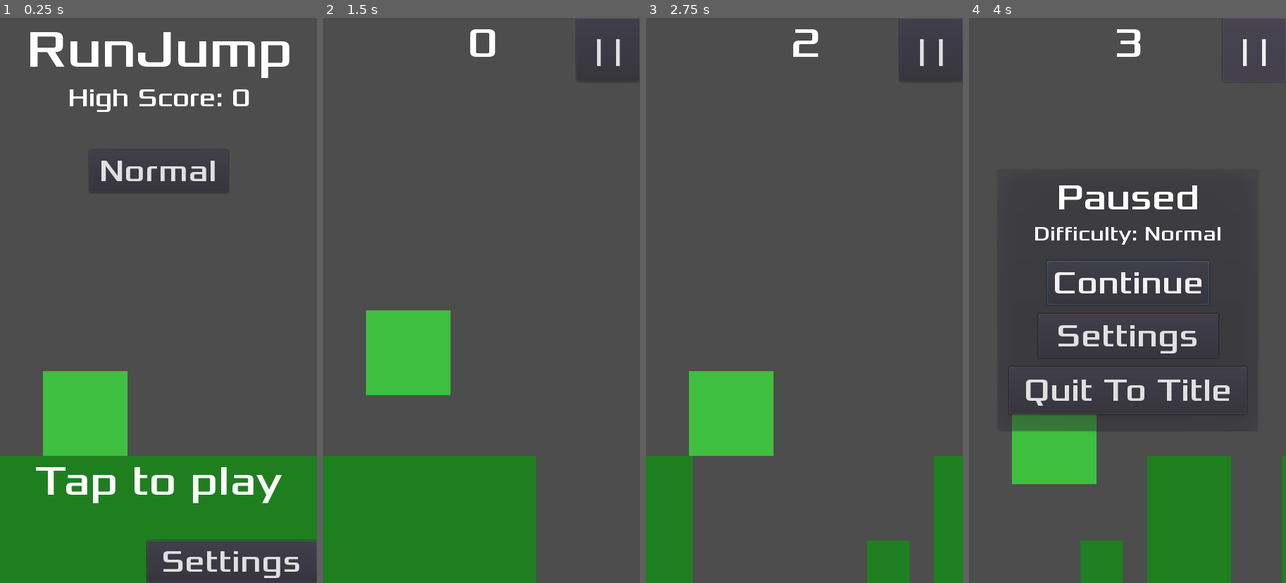
Above: before the commit, frames 1-4 (left to right).
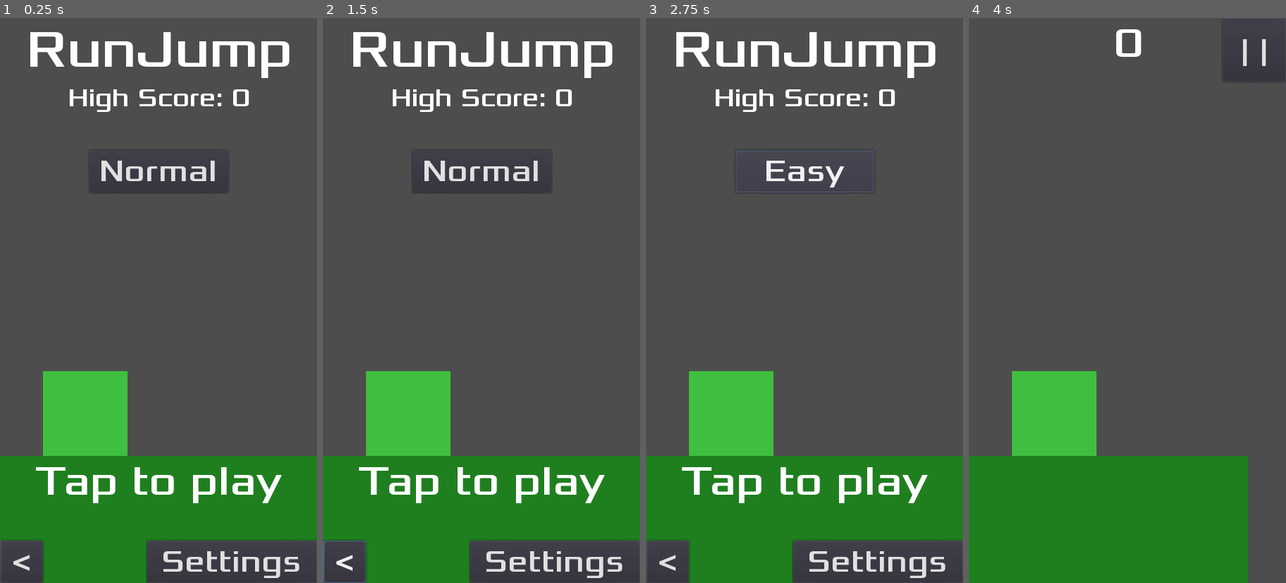
Above: after the commit, the same moments.

Repository: tomas7770/RunJump
Game: Godot game, scene res://scenes/Title.tscn
Two runs of this game, one before a commit and one after it. Both use one fixed random seed, a clock stepped at 60 frames per second and the inputs below.
Inputs (mouse positions are in pixels of both pictures, inside the frame that each line leads up to):
- Up to frame 1 (0.25 s): no input
- Up to frame 2 (1.5 s): click (345, 560) at 0.5 s, where only the run after the commit has a clickable "<"; click (430, 323) at 1.25 s, where only the run after the commit has a clickable "No"
- Up to frame 3 (2.75 s): click (804, 170) at 2 s, where only the run after the commit has a clickable "Normal"
- Up to frame 4 (4 s): click (1127, 170) at 2.75 s, where only the run after the commit has a clickable "Easy"; click (1254, 51) at 3.5 s, where only the run before the commit has a clickable "| |"

The runs differ from the first frame. In frame 1, 1.0% of the frame differs, in the area x 0-14%, y 92-100%; in frame 2, 18%; in frame 3, 20%; in frame 4, 21%, in the area x 0-100%, y 2-100%.

Commit message:
Add quit dialog to title screen

Diff:
--- a/scenes/TitleHUD.gd
+++ b/scenes/TitleHUD.gd
@@ -22,3 +22,12 @@
 	GlobalVariables.selected_difficulty = (GlobalVariables.selected_difficulty+1)%(DIFFICULTY.size())
 	_update_hscore()
 	_update_difficulty_label()
+
+func _on_QuitButton_pressed():
+	$HUD_Container/QuitDialog.popup()
+
+func _on_AbortQuitButton_pressed():
+	$HUD_Container/QuitDialog.visible = false
+
+func _on_ConfirmQuitButton_pressed():
+	get_tree().notification(MainLoop.NOTIFICATION_WM_QUIT_REQUEST)
--- a/scenes/TitleHUD.tscn
+++ b/scenes/TitleHUD.tscn
@@ -21,6 +21,18 @@
 
 [sub_resource type="DynamicFont" id=5]
 size = 48
+font_data = ExtResource( 2 )
+
+[sub_resource type="DynamicFont" id=6]
+size = 48
+font_data = ExtResource( 2 )
+
+[sub_resource type="DynamicFont" id=7]
+size = 56
+font_data = ExtResource( 2 )
+
+[sub_resource type="DynamicFont" id=8]
+size = 50
 font_data = ExtResource( 2 )
 
 [node name="TitleHUD" type="CanvasLayer"]
@@ -105,5 +117,78 @@
 "_edit_use_anchors_": false
 }
 
+[node name="QuitButton" type="Button" parent="HUD_Container"]
+anchor_top = 1.0
+anchor_bottom = 1.0
+margin_top = -64.0
+margin_right = 64.0
+custom_fonts/font = SubResource( 6 )
+text = "<"
+__meta__ = {
+"_edit_use_anchors_": false
+}
+
+[node name="QuitDialog" type="PopupDialog" parent="HUD_Container"]
+anchor_left = 0.5
+anchor_top = 0.5
+anchor_right = 0.5
+anchor_bottom = 0.5
+margin_left = -200.0
+margin_top = -100.0
+margin_right = 200.0
+margin_bottom = 100.0
+popup_exclusive = true
+__meta__ = {
+"_edit_use_anchors_": false
+}
+
+[node name="Label" type="Label" parent="HUD_Container/QuitDialog"]
+anchor_left = 0.5
+anchor_right = 0.5
+margin_left = -164.0
+margin_top = 15.0
+margin_right = 164.0
+margin_bottom = 95.0
+grow_horizontal = 2
+custom_fonts/font = SubResource( 7 )
+text = "Quit game?"
+align = 1
+__meta__ = {
+"_edit_use_anchors_": false
+}
+
+[node name="AbortQuitButton" type="Button" parent="HUD_Container/QuitDialog"]
+anchor_left = 0.5
+anchor_top = 1.0
+anchor_right = 0.5
+anchor_bottom = 1.0
+margin_left = -120.0
+margin_top = -100.0
+margin_right = -34.0
+margin_bottom = -28.0
+custom_fonts/font = SubResource( 8 )
+text = "No"
+__meta__ = {
+"_edit_use_anchors_": false
+}
+
+[node name="ConfirmQuitButton" type="Button" parent="HUD_Container/QuitDialog"]
+anchor_left = 0.5
+anchor_top = 1.0
+anchor_right = 0.5
+anchor_bottom = 1.0
+margin_left = 20.0
+margin_top = -100.0
+margin_right = 134.0
+margin_bottom = -28.0
+custom_fonts/font = SubResource( 8 )
+text = "Yes"
+__meta__ = {
+"_edit_use_anchors_": false
+}
+
 [connection signal="pressed" from="HUD_Container/SettingsButton" to="." method="_on_SettingsButton_pressed"]
 [connection signal="pressed" from="HUD_Container/DifficultyButton" to="." method="_on_DifficultyButton_pressed"]
+[connection signal="pressed" from="HUD_Container/QuitButton" to="." method="_on_QuitButton_pressed"]
+[connection signal="pressed" from="HUD_Container/QuitDialog/AbortQuitButton" to="." method="_on_AbortQuitButton_pressed"]
+[connection signal="pressed" from="HUD_Container/QuitDialog/ConfirmQuitButton" to="." method="_on_ConfirmQuitButton_pressed"]
Not shown: 1 places in scenes/TitleHUD.tscn that only renumber resources
